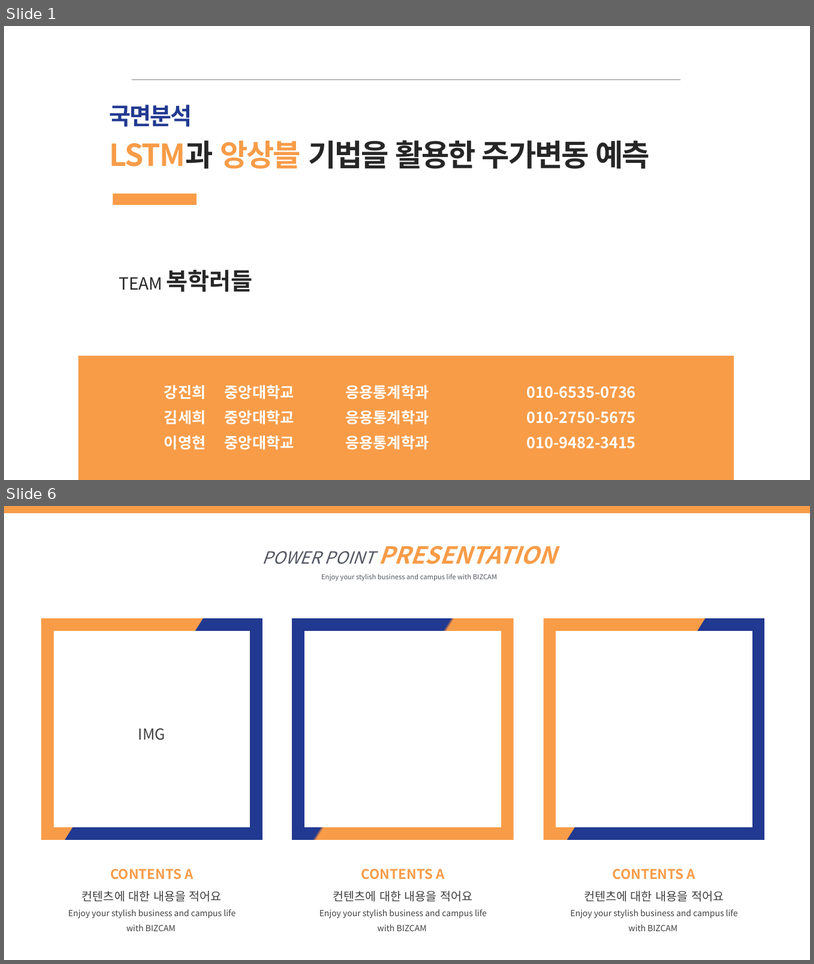
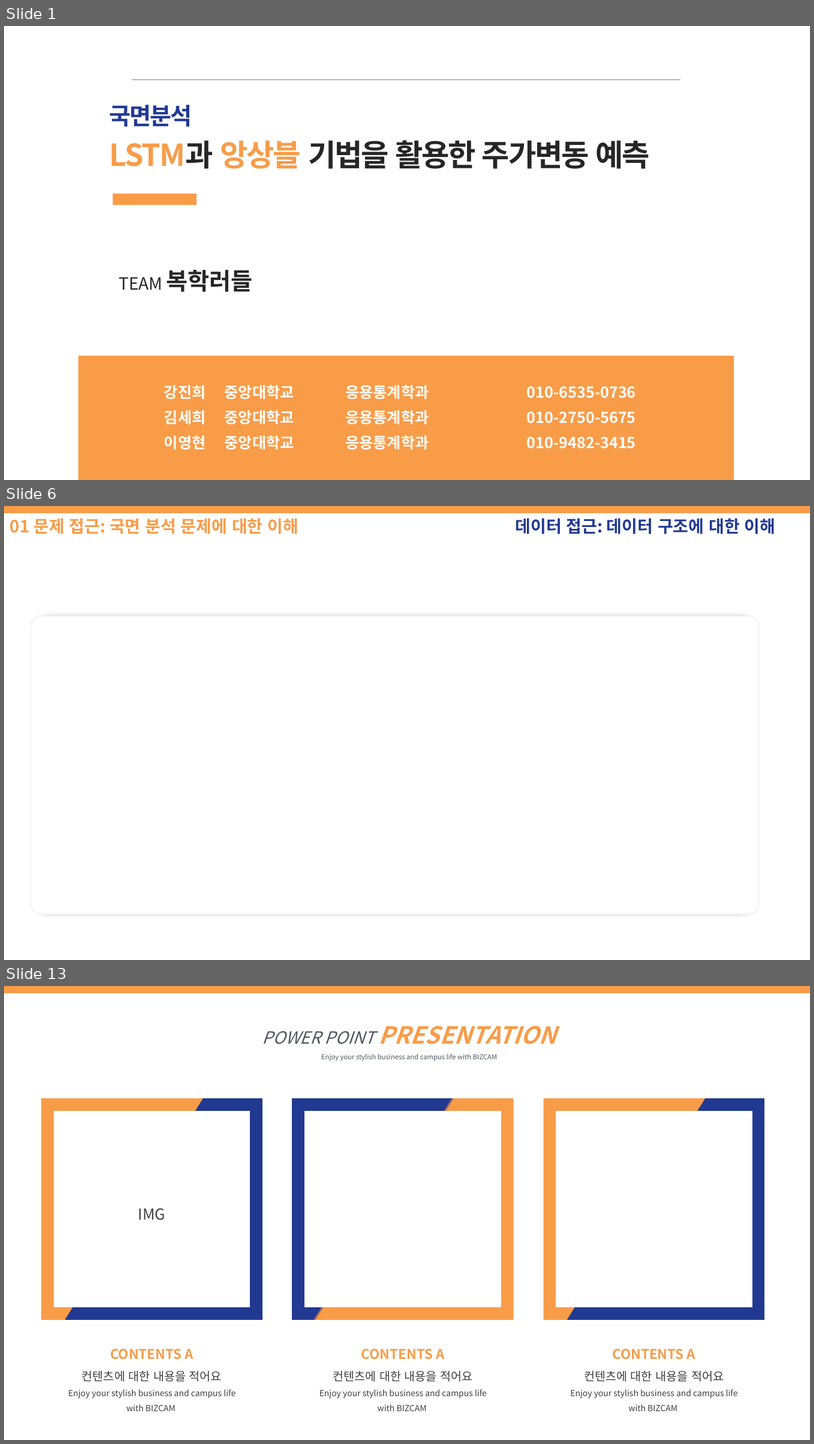
Before and after one commit to bokhak/KOSPI, a slide deck: 정리중_JH/sample4.pptx. Shown one above the other, each under a label of ours: slides 1 and 6 before the commit, slides 1, 6 and 13 after it; the slides between them are not shown. The pictures are 814x964 and 814x1444 pixels, drawn with LibreOffice and Linux fonts; fonts in the diff are those of the drawing. Boxes give left, top, right and bottom in pixels: in the first picture for what was removed or moved away, otherwise in the second. Text is boxed around its words. In the diff, an @@ line names an element or a change of style, - is before the commit and + after.

```diff
--- a/정리중_JH/sample4.pptx
+++ b/정리중_JH/sample4.pptx
@@ slide 6 added at [4, 506, 810, 960], background #FFFFFF @@
@@ rectangle added at [4, 506, 810, 513], fill #F89C48 @@
@@ text added at [10, 518, 299, 534], 20 pt, text #F89C48, bold @@
+01 문제 접근: 국면 분석 문제에 대한 이해
@@ text added at [516, 518, 776, 534], 20 pt, text #213991, bold @@
+데이터 접근: 데이터 구조에 대한 이해
@@ rounded rectangle added at [31, 616, 759, 914], fill #FFFFFF, outline #EEF2F2 1 pt @@
@@ what was slide 6 is now slide 13 @@
```
Also in this commit, not shown: 4 slides changed, 6 other slides added.
